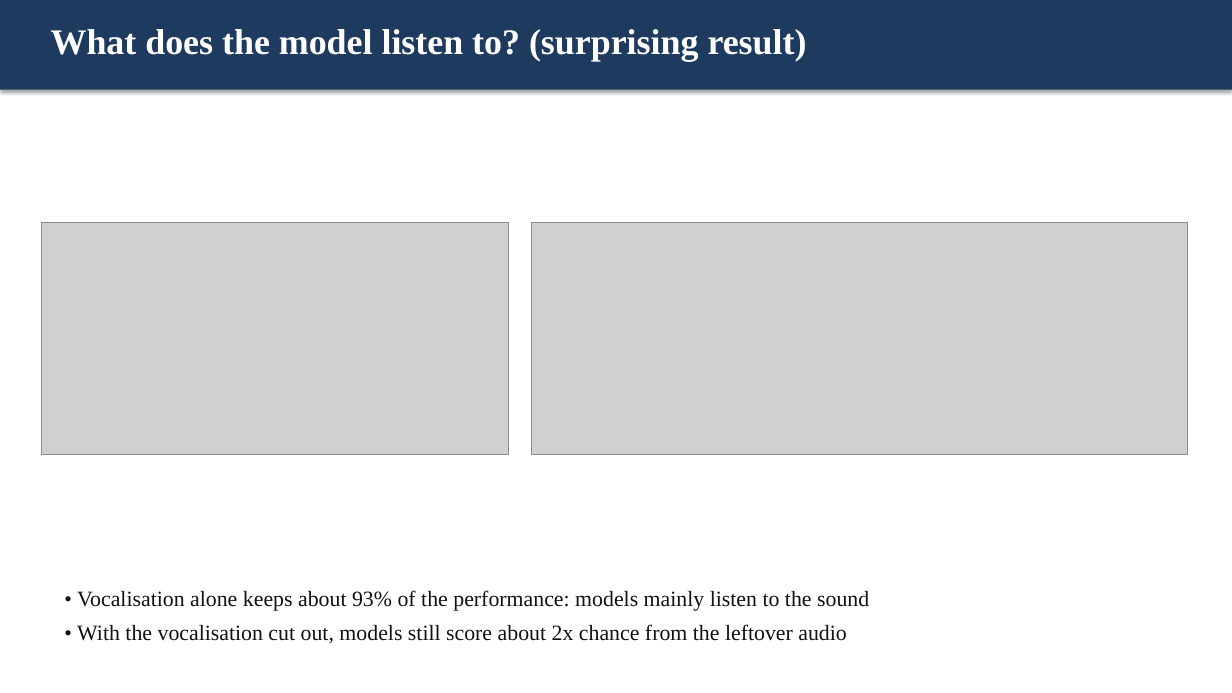
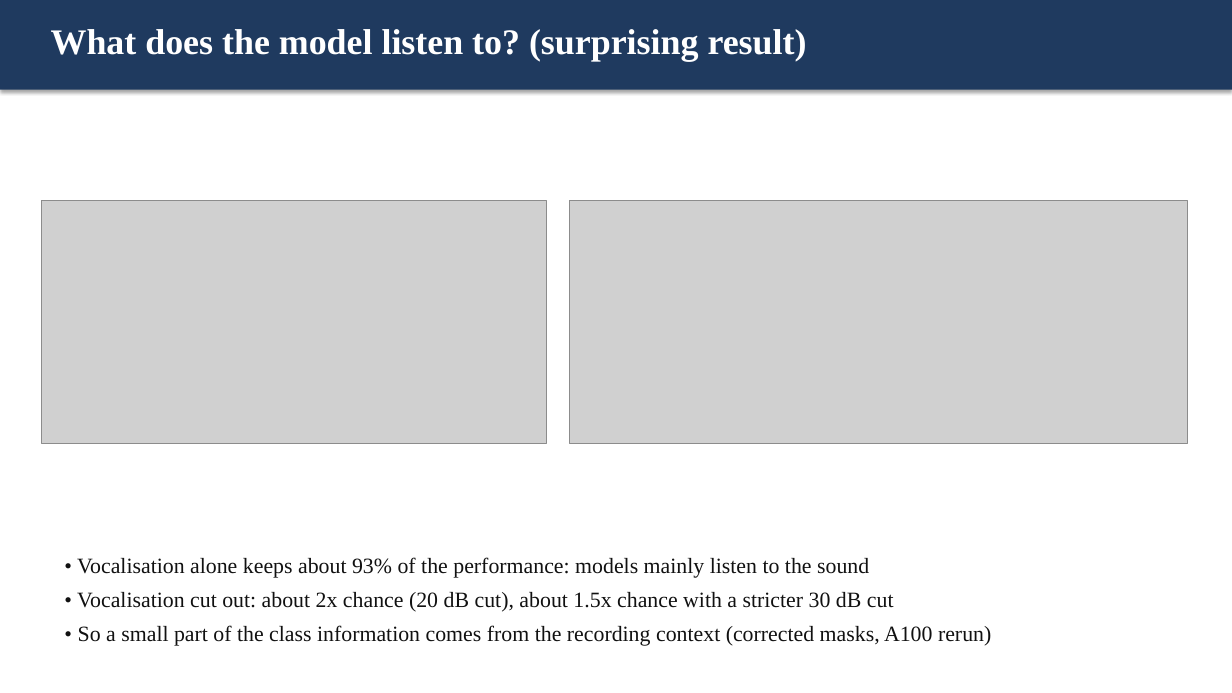
Before and after one commit to Harbani007/nonspeech7k-generalisation, a slide deck: slide 13 of report/presentation/Nonspeech7k_Presentation.pptx. Drawn at 1232x693 pixels with LibreOffice and Linux fonts; fonts in the diff are those of the drawing; grey boxes stand for pictures. Boxes give left, top, right and bottom in pixels: in the first picture for what was removed or moved away, otherwise in the second. Text is boxed around its words. In the diff, an @@ line names an element or a change of style, - is before the commit and + after.

Commit message:
Report, slides and presentation folder use the corrected (edge-fixed) A100 background-probe results at 20 and 30 dB

```diff
--- a/report/presentation/Nonspeech7k_Presentation.pptx
+++ b/report/presentation/Nonspeech7k_Presentation.pptx
@@ picture: place and size @@
-picture at <box>42,223,508,455</box>
+picture at <box>42,201,546,443</box>
@@ picture: place and size @@
-picture at <box>531,223,1188,455</box>
+picture at <box>569,201,1188,443</box>
@@ text "• Vocalisation alone keeps about ...": place and size @@
-text "• Vocalisation alone keeps about ..." at <box>77,590,869,643</box>
+text "• Vocalisation alone keeps about ..." at <box>77,557,991,646</box>
@@ text at <box>77,592,991,646</box>: text changed @@
-• With the vocalisation cut out, models still score about 2x chance from the leftover audio
+• Vocalisation cut out: about 2x chance (20 dB cut), about 1.5x chance with a stricter 30 dB cut
+• So a small part of the class information comes from the recording context (corrected masks, A100 rerun)
```
Also in this commit, not shown: 1 other slide changed, 6 other files.
